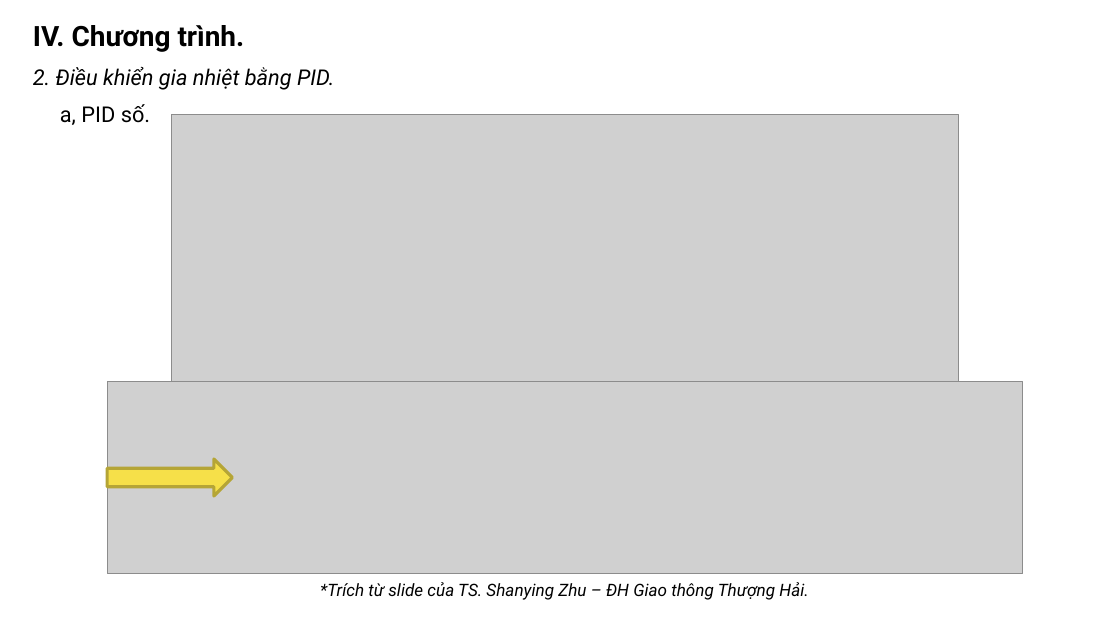
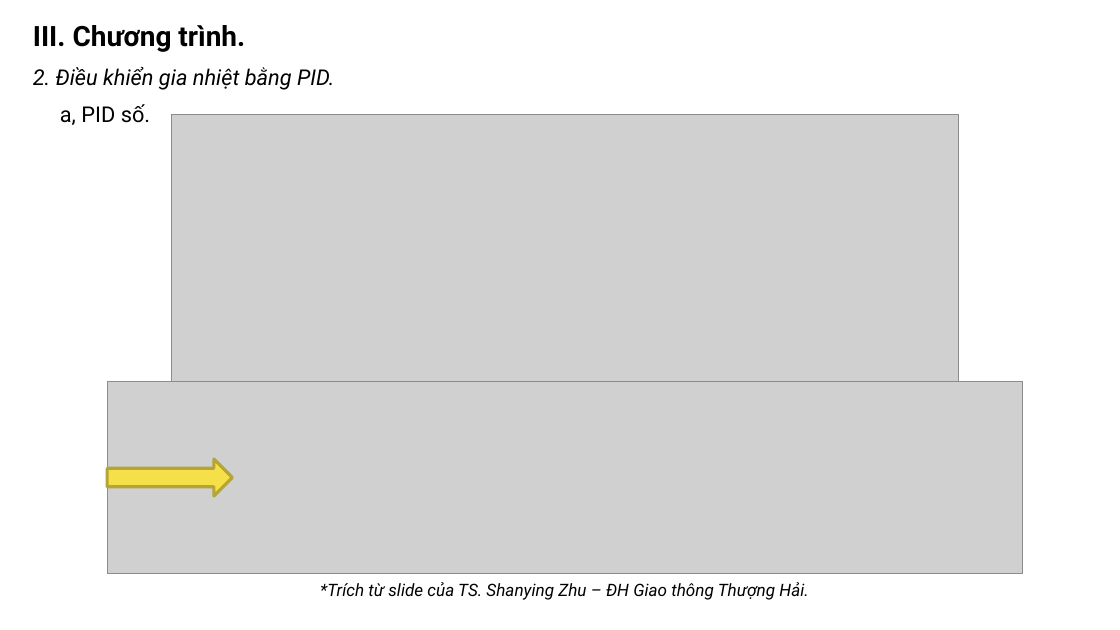
Before and after one commit to khanhnm08/HK_Egg_Incubator, a slide deck: slide 13 of Slide bao cao.pptx. Drawn at 1120x630 pixels with LibreOffice and Linux fonts; fonts in the diff are those of the drawing; grey boxes stand for pictures. Boxes give left, top, right and bottom in pixels: in the first picture for what was removed or moved away, otherwise in the second. Text is boxed around its words. In the diff, an @@ line names an element or a change of style, - is before the commit and + after.

```diff
--- a/Slide bao cao.pptx
+++ b/Slide bao cao.pptx
@@ text at [33,25,245,52]: text changed @@
-IV. Chương trình.
+III. Chương trình.
```
Also in this commit, not shown: 12 other slides changed, 3 slides added, 6 other files.
